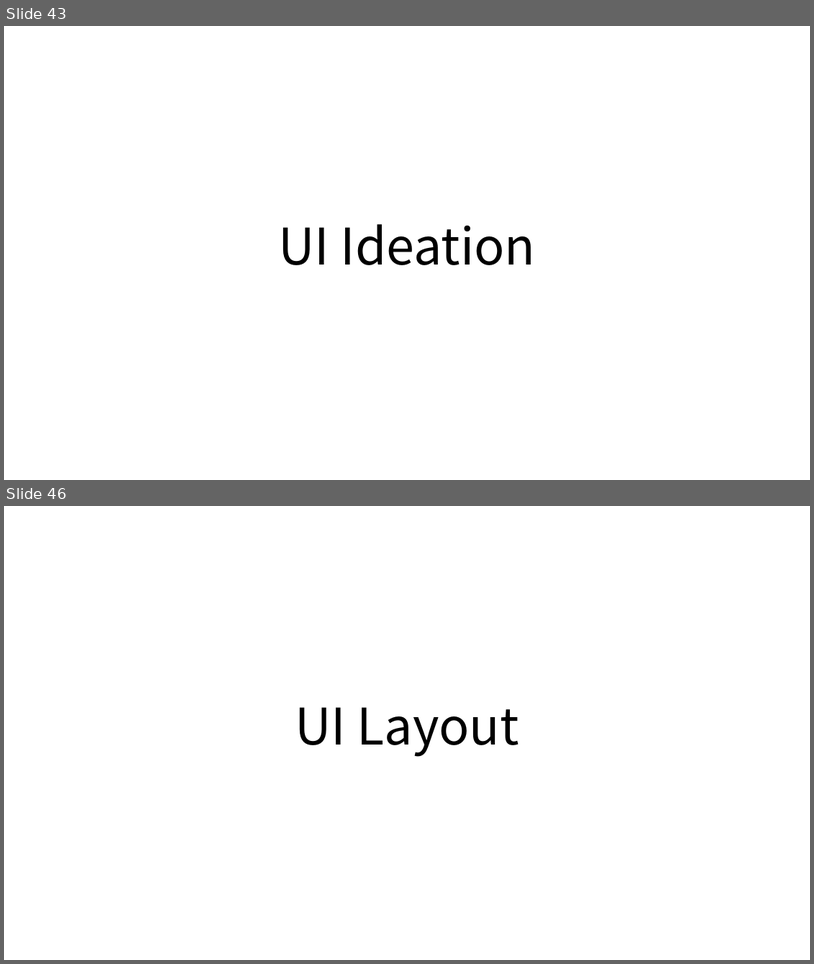
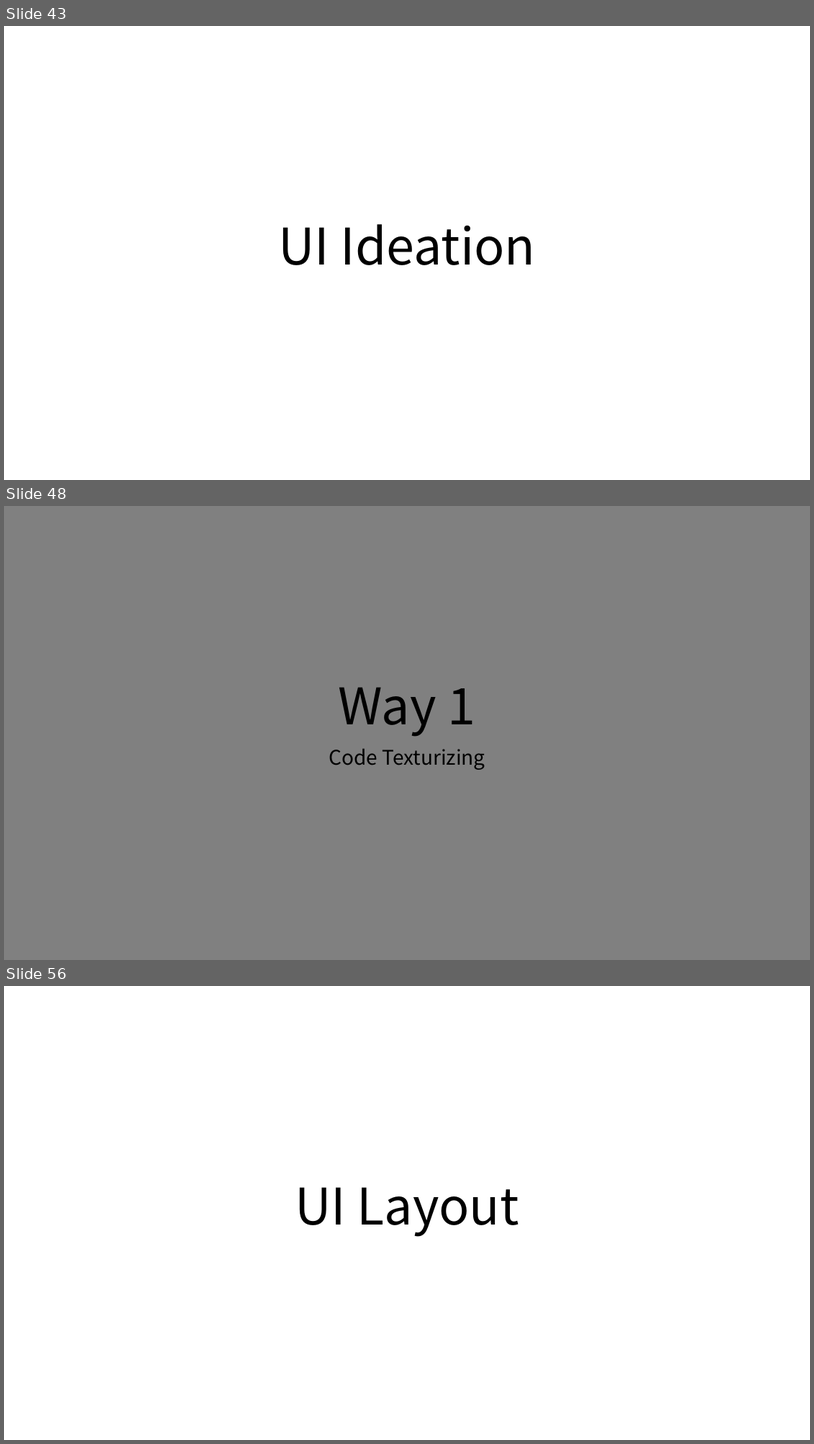
Before and after one commit to namulang/namu, a slide deck: docs/ideation/World.overall.conceptual.ideation.pptx. Shown one above the other, each under a label of ours: slides 43 and 46 before the commit, slides 43, 48 and 56 after it; the slides between them are not shown. The pictures are 814x964 and 814x1444 pixels, drawn with LibreOffice and Linux fonts; fonts in the diff are those of the drawing. Boxes give left, top, right and bottom in pixels: in the first picture for what was removed or moved away, otherwise in the second. Text is boxed around its words. In the diff, an @@ line names an element or a change of style, - is before the commit and + after.

```diff
--- a/docs/ideation/World.overall.conceptual.ideation.pptx
+++ b/docs/ideation/World.overall.conceptual.ideation.pptx
@@ slide 48 added at (x1=4, y1=506, x2=810, y2=960), background #808080 @@
@@ title added at (x1=339, y1=687, x2=476, y2=736), 60 pt, text #000000 @@
+Way 1
@@ subtitle added at (x1=329, y1=749, x2=485, y2=770), 24 pt, text #000000 @@
+Code Texturizing
@@ what was slide 46 is now slide 56 @@
```
Also in this commit, not shown: 5 slides changed, 9 other slides added.
